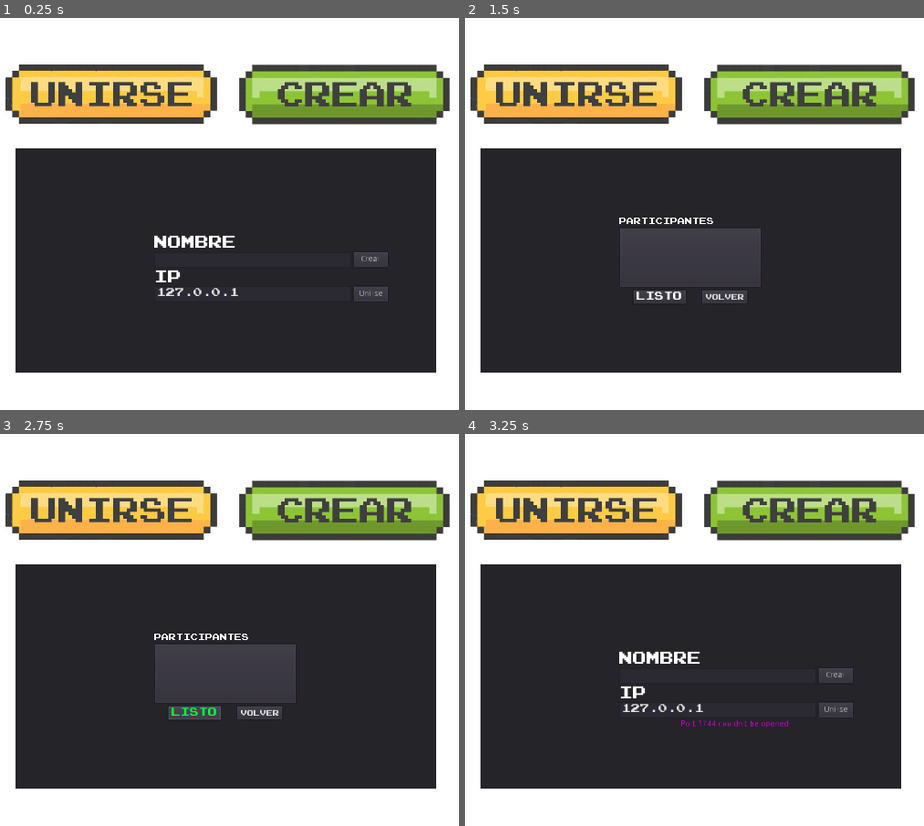
Above: before the commit, frames 1-4 (two rows, left to right).
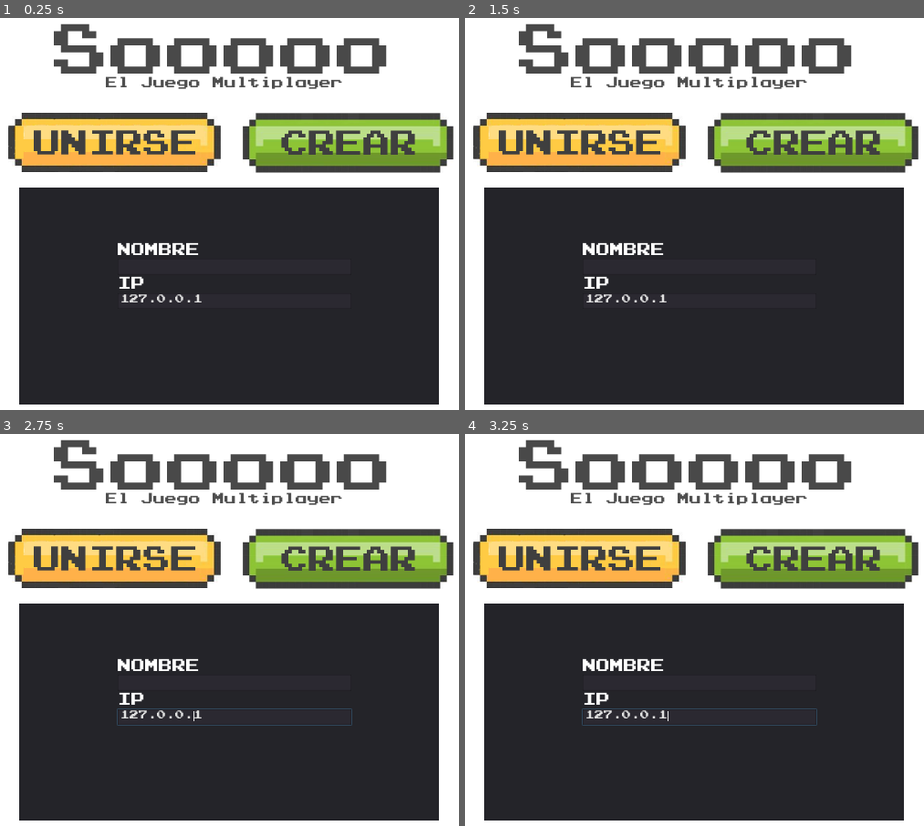
Above: after the commit, the same moments.

Repository: gaspargu/Sooo-Juego
Game: Godot game, scene res://scenes/Lobby.tscn
Same seed, same stepped clock (60 frames per second), same inputs: the game is played once before the commit and once after it.
Inputs (mouse positions are in pixels of both pictures, inside the frame that each line leads up to):
- Up to frame 1 (0.25 s): no input
- Up to frame 2 (1.5 s): click (836, 261) at 0.5 s, where only the run before the commit has a clickable "Crear"; click (836, 292) at 1.25 s, where only the run before the commit has a clickable "Unirse"
- Up to frame 3 (2.75 s): click (192, 712) at 2 s, where only the run before the commit has a clickable "LISTO"
- Up to frame 4 (3.25 s): click (726, 712) at 2.75 s, where only the run before the commit has a clickable "VOLVER"

The runs differ from the first frame. In frame 1, 40% of the frame differs, in the area x 1-99%, y 1-99%; in frame 2, 42%; in frame 3, 42%; in frame 4, 40%.

Commit message:
Se mejora el loby

Diff:
--- a/scenes/Lobby.tscn
+++ b/scenes/Lobby.tscn
@@ -11,6 +11,10 @@
 [ext_resource path="res://fonts/prstartk.ttf" type="DynamicFontData" id=9]
 
 [sub_resource type="DynamicFont" id=1]
+size = 100
+font_data = ExtResource( 9 )
+
+[sub_resource type="DynamicFont" id=10]
 size = 22
 font_data = ExtResource( 9 )
 
@@ -49,22 +53,36 @@
 }
 
 [node name="Label" type="Label" parent="."]
-margin_left = 371.416
-margin_top = 343.882
-margin_right = 503.416
-margin_bottom = 366.882
+margin_left = 5.0
+margin_top = 19.5858
+margin_right = 1275.0
+margin_bottom = 120.586
 custom_fonts/font = SubResource( 1 )
-custom_colors/font_color = Color( 1, 1, 1, 1 )
-text = "Nombre"
+custom_colors/font_color = Color( 0.290196, 0.290196, 0.290196, 1 )
+text = "Sooooo"
+align = 1
+__meta__ = {
+"_edit_use_anchors_": false
+}
+
+[node name="Label2" type="Label" parent="."]
+margin_left = 8.0
+margin_top = 113.0
+margin_right = 1274.0
+margin_bottom = 152.0
+custom_fonts/font = SubResource( 10 )
+custom_colors/font_color = Color( 0.313726, 0.313726, 0.313726, 1 )
+text = "El Juego Multiplayer"
+align = 1
 __meta__ = {
 "_edit_use_anchors_": false
 }
 
 [node name="boton-crear" type="TextureButton" parent="."]
-margin_left = 667.0
-margin_top = 93.0
-margin_right = 1037.0
-margin_bottom = 198.0
+margin_left = 672.657
+margin_top = 177.853
+margin_right = 1042.66
+margin_bottom = 282.853
 hint_tooltip = "Crear una nueva partida para invitar a tus amigos"
 mouse_default_cursor_shape = 2
 texture_normal = ExtResource( 2 )
@@ -81,10 +99,10 @@
 anchor_top = 0.396
 anchor_right = 0.766
 anchor_bottom = 0.396
-margin_left = -705.179
-margin_top = -45.5815
-margin_right = 31.8209
-margin_bottom = 348.419
+margin_left = -699.823
+margin_top = 22.7622
+margin_right = 37.1768
+margin_bottom = 403.762
 __meta__ = {
 "_edit_use_anchors_": false
 }
@@ -94,20 +112,23 @@
 anchor_top = 0.5
 anchor_right = 0.5
 anchor_bottom = 0.5
-margin_left = -125.5
-margin_top = -44.0002
-margin_right = 284.5
-margin_bottom = 127.0
+margin_left = -195.663
+margin_top = -93.5848
+margin_right = 214.337
+margin_bottom = 77.4154
 rect_min_size = Vector2( 250, 0 )
 __meta__ = {
 "_edit_use_anchors_": false
 }
 
-[node name="Label" type="Label" parent="CanvasLayer/Panel/Connect"]
+[node name="Label3" type="Label" parent="CanvasLayer/Panel/Connect"]
 margin_right = 410.0
 margin_bottom = 26.0
 custom_fonts/font = SubResource( 2 )
 text = "NOMBRE"
+__meta__ = {
+"_edit_use_anchors_": false
+}
 
 [node name="HBoxContainer" type="HBoxContainer" parent="CanvasLayer/Panel/Connect"]
 margin_top = 30.0
@@ -118,7 +139,7 @@
 }
 
 [node name="Name" type="LineEdit" parent="CanvasLayer/Panel/Connect/HBoxContainer"]
-margin_right = 346.0
+margin_right = 410.0
 margin_bottom = 26.0
 size_flags_horizontal = 3
 custom_fonts/font = SubResource( 3 )
@@ -129,6 +150,7 @@
 }
 
 [node name="Host" type="Button" parent="CanvasLayer/Panel/Connect/HBoxContainer"]
+visible = false
 margin_left = 350.0
 margin_right = 410.0
 margin_bottom = 26.0
@@ -151,13 +173,14 @@
 }
 
 [node name="IP" type="LineEdit" parent="CanvasLayer/Panel/Connect/HBoxContainer2"]
-margin_right = 346.0
+margin_right = 410.0
 margin_bottom = 26.0
 size_flags_horizontal = 3
 custom_fonts/font = SubResource( 5 )
 text = "127.0.0.1"
 
 [node name="Join" type="Button" parent="CanvasLayer/Panel/Connect/HBoxContainer2"]
+visible = false
 margin_left = 350.0
 margin_right = 410.0
 margin_bottom = 26.0
@@ -248,10 +271,10 @@
 custom_styles/separator = SubResource( 7 )
 
 [node name="bono-unirese" type="TextureButton" parent="."]
-margin_left = 257.449
-margin_top = 93.2327
-margin_right = 629.449
-margin_bottom = 197.233
+margin_left = 263.106
+margin_top = 178.086
+margin_right = 635.106
+margin_bottom = 282.086
 hint_tooltip = "Unirse a una partida organizada por un amigo utilizando su dirección ip"
 mouse_default_cursor_shape = 2
 texture_normal = ExtResource( 3 )
Not shown: 1 places in scenes/Lobby.tscn that only renumber resources
